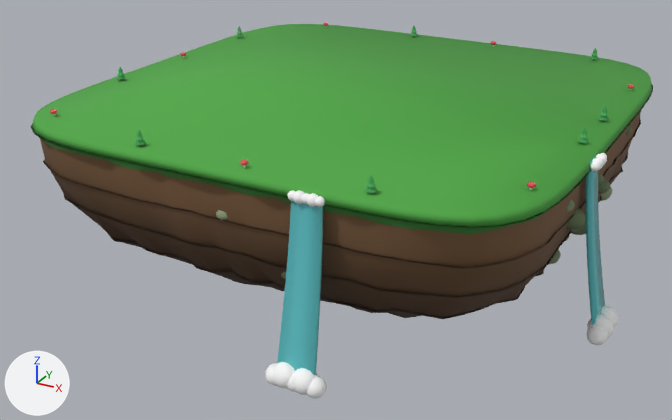
A saved change to the glTF model art/toy/forest/island.glb.
Both versions are drawn from a 50 mm camera at (7.77, -15.16, 5.0) aimed at (-0.12, -0.82, -2.17). Arrows for +X, +Y and +Z are at lower left; the lights stay in place. The first picture is the older version. Vertices at exactly the same position are counted once.

The first picture shows 'top'.
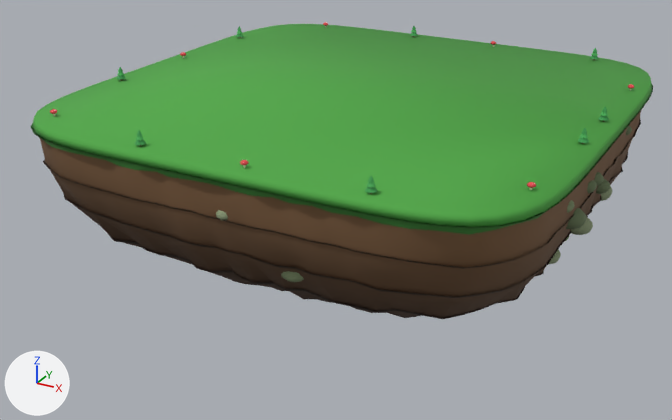
What differs and where, as boxes [x1, y1, x2, y2] in the pictures (672 x 420 px):
'top', reshaped (21% shorter): before [31, 22, 653, 399]; after [31, 22, 653, 319]
part 1 of me_top, deleted: before [265, 153, 618, 399]

The edits, one by one:
me_top is used by ob_top; location (0.0, 0.0, 0.0).
me_top had 11528 vertices, 22414 faces and spanned x -4.78..5.41, y -5.41..4.78, z -3.58..0.27.
me_top now has 9820 vertices, 19086 faces and spans x -4.78..4.79, y -4.78..4.78, z -3.58..0.27.
me_top part 1: 22 loose pieces with 1708 vertices, spanning x 1.09..5.41, y -5.41..-0.89, z -3.07..-0.01, are deleted.
me_top no longer uses material mat_water.
